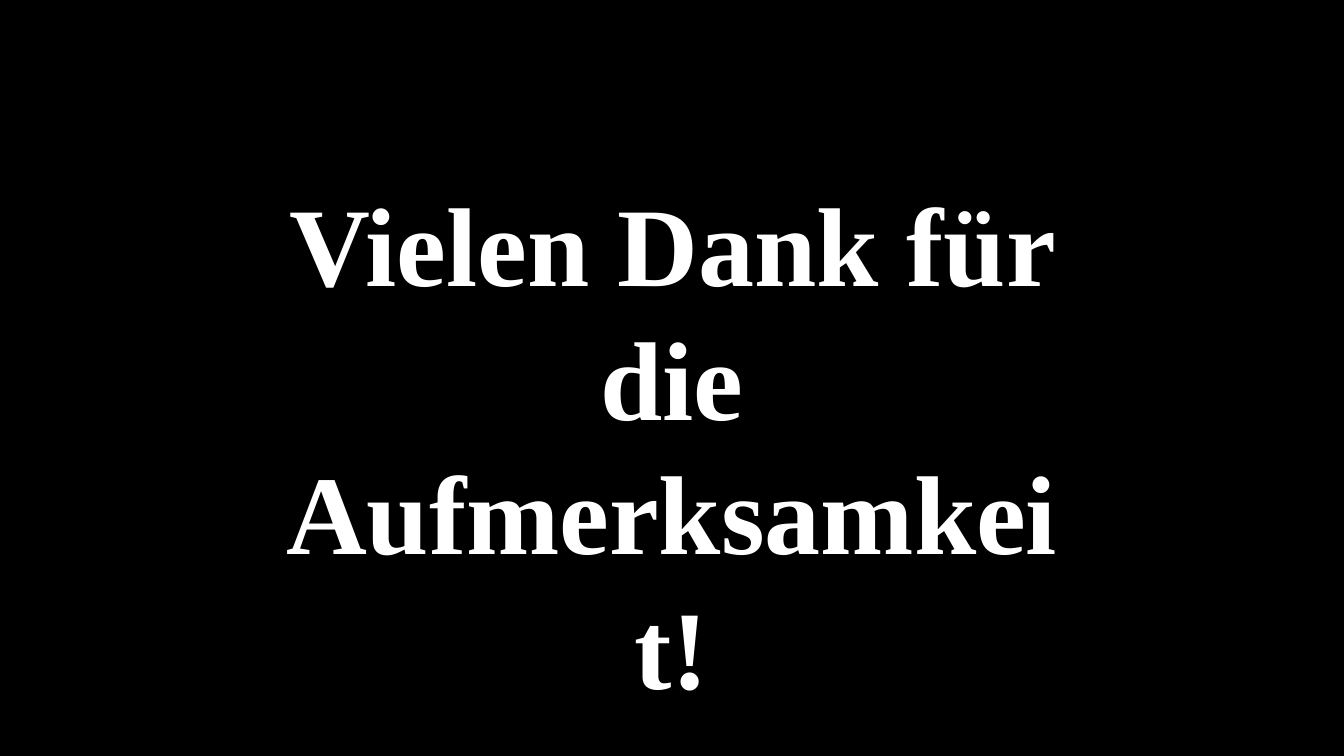
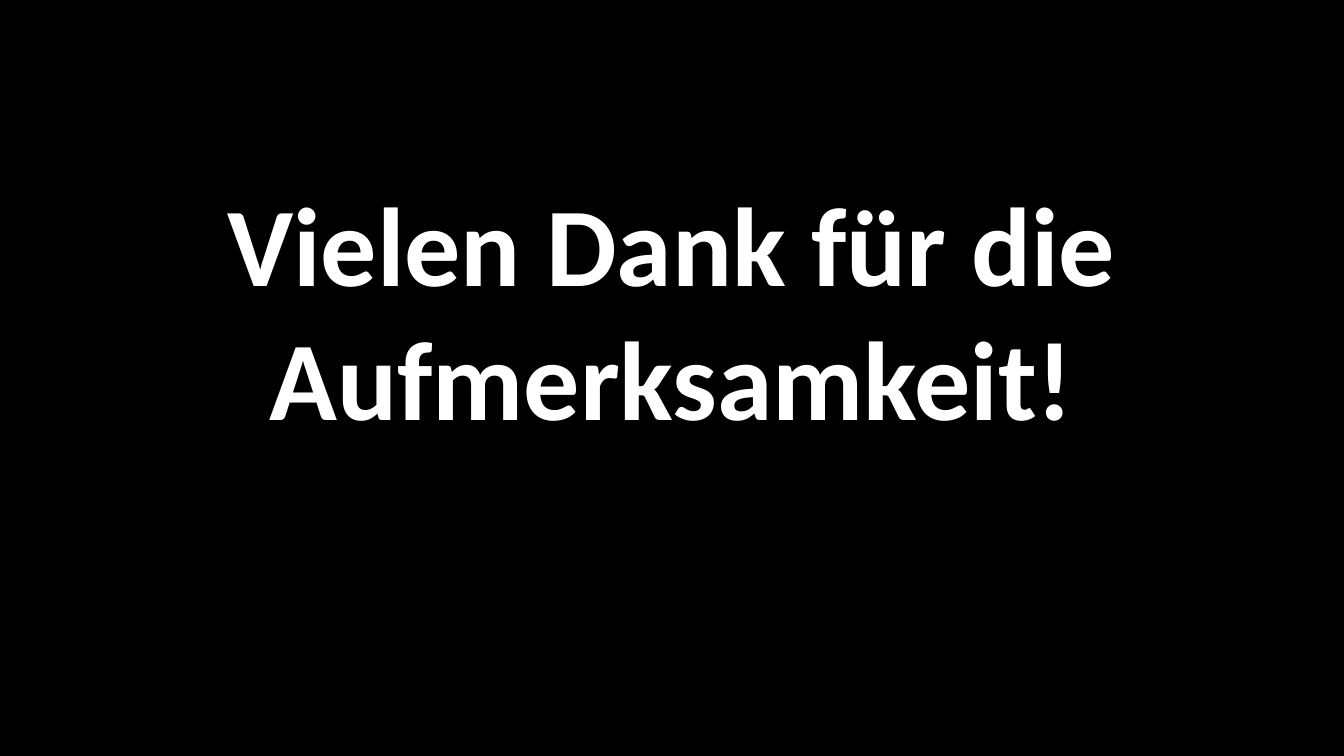
Before and after one commit to cl0q/Q12, a slide deck: slide 15 of p-sem/Prasentation_P-Seminar.pptx (slide 12 before the commit). Drawn at 1344x756 pixels with LibreOffice and Linux fonts; fonts in the diff are those of the drawing; background and template pictures are left out. Boxes give left, top, right and bottom in pixels: in the first picture for what was removed or moved away, otherwise in the second. Text is boxed around its words. In the diff, an @@ line names an element or a change of style, - is before the commit and + after.

```diff
--- a/p-sem/Prasentation_P-Seminar.pptx
+++ b/p-sem/Prasentation_P-Seminar.pptx
@@ text "Vielen Dank für die Aufmerksamkeit!": place and size @@
-text "Vielen Dank für die Aufmerksamkeit!" at (289, 207, 1056, 421)
+text "Vielen Dank für die Aufmerksamkeit!" at (227, 207, 1116, 421)
@@ text "Vielen Dank für die Aufmerksamkeit!" at (227, 207, 1116, 421): font Times New Roman to Calibri @@
```
Also in this commit, not shown: 6 other slides changed, 3 slides added.
